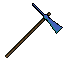
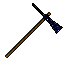
Layers edited between the first and the second 64 x 64 image:
added layer "Starfield" in group "Mattock_Head" over box(33, 4, 62, 33)
hid "Highlight Color Layer #1", painted on it over box(44, 16, 61, 33)
hid "Color Layer #1", painted on it over box(33, 4, 62, 31)
